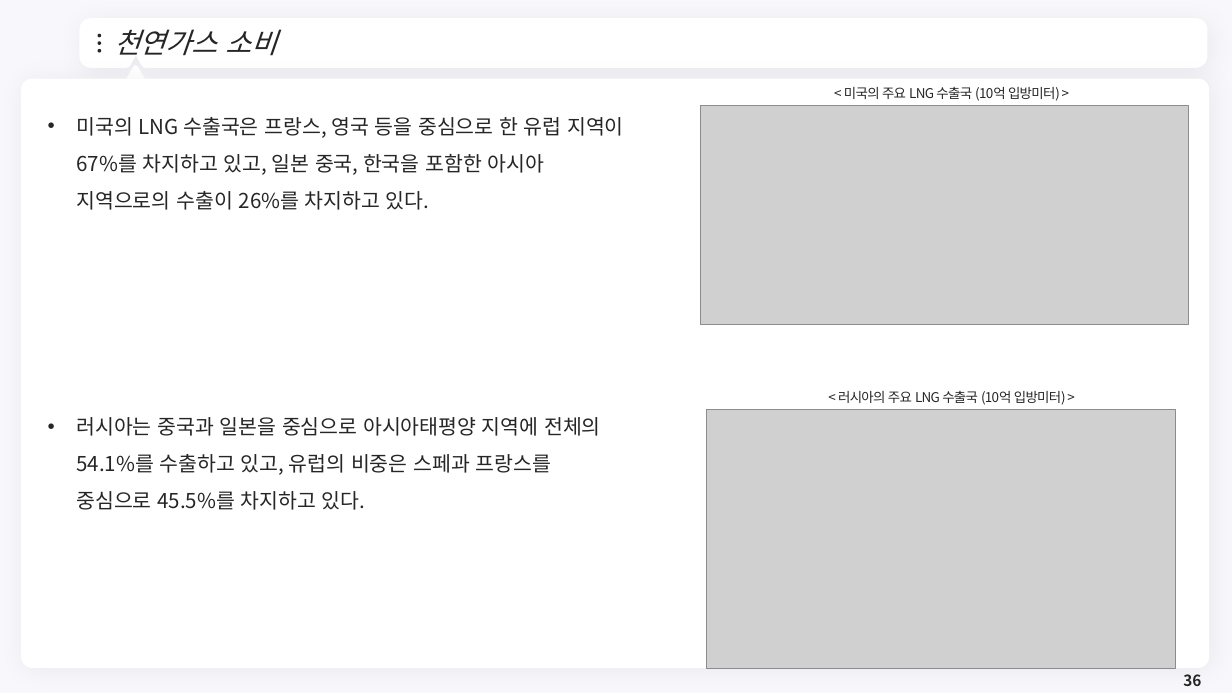
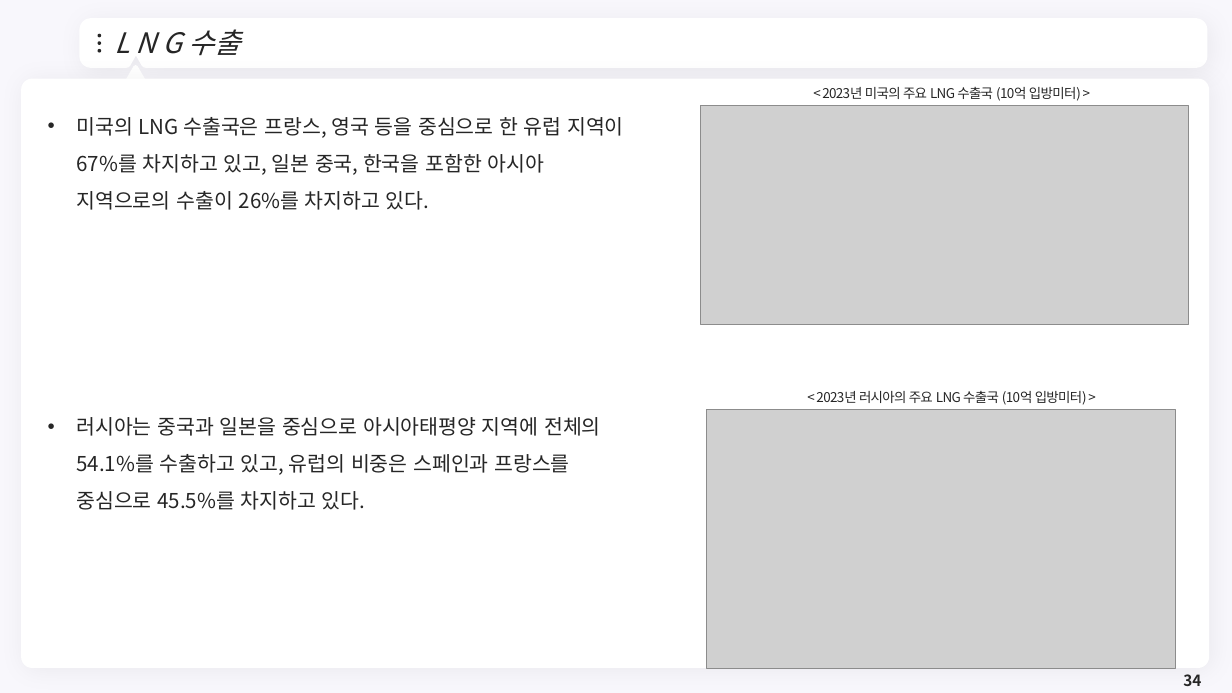
Before and after one commit to meandthey/Teaching, a slide deck: slide 34 of 에너지경제학/자원에너지경제학_Chapter_4 (가스).pptx (slide 36 before the commit). Drawn at 1232x693 pixels with LibreOffice and Linux fonts; fonts in the diff are those of the drawing; grey boxes stand for pictures; background and template pictures are left out. Boxes give left, top, right and bottom in pixels: in the first picture for what was removed or moved away, otherwise in the second. Text is boxed around its words. In the diff, an @@ line names an element or a change of style, - is before the commit and + after.

```diff
--- a/에너지경제학/자원에너지경제학_Chapter_4 (가스).pptx
+++ b/에너지경제학/자원에너지경제학_Chapter_4 (가스).pptx
@@ title at box(114, 29, 240, 56): text changed @@
-천연가스 소비
+L N G 수출
@@ text at box(822, 87, 1081, 101): text changed @@
-< 미국의 주요 LNG 수출국 (10억 입방미터) >
+< 2023년 미국의 주요 LNG 수출국 (10억 입방미터) >
@@ text at box(76, 417, 601, 510): text changed @@
-• 러시아는 중국과 일본을 중심으로 아시아태평양 지역에 전체의 54.1%를 수출하고 있고, 유럽의 비중은 스페과 프랑스를 중심으로 45.5%를 차지하고 있다.
+• 러시아는 중국과 일본을 중심으로 아시아태평양 지역에 전체의 54.1%를 수출하고 있고, 유럽의 비중은 스페인과 프랑스를 중심으로 45.5%를 차지하고 있다.
@@ text at box(816, 391, 1087, 405): text changed @@
-< 러시아의 주요 LNG 수출국 (10억 입방미터) >
+< 2023년 러시아의 주요 LNG 수출국 (10억 입방미터) >
@@ page number at box(1183, 674, 1201, 686): text changed @@
-36
+34
```
Also in this commit, not shown: 19 other slides changed, 2 slides removed, 1 other file.
